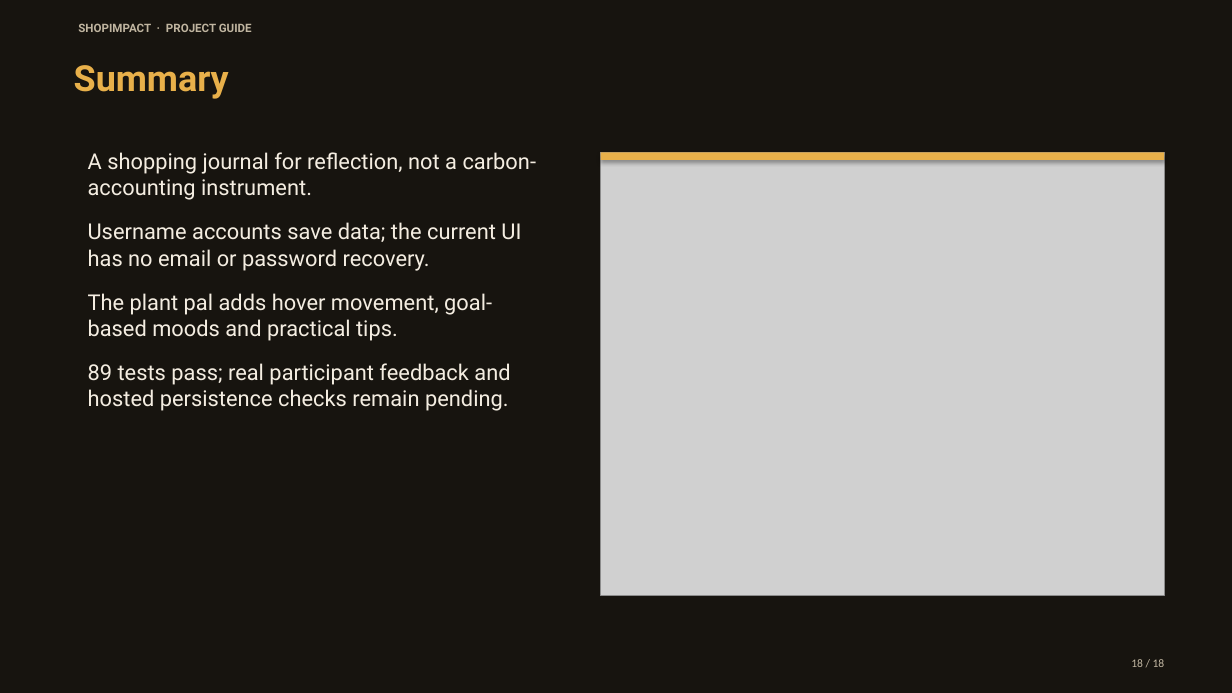
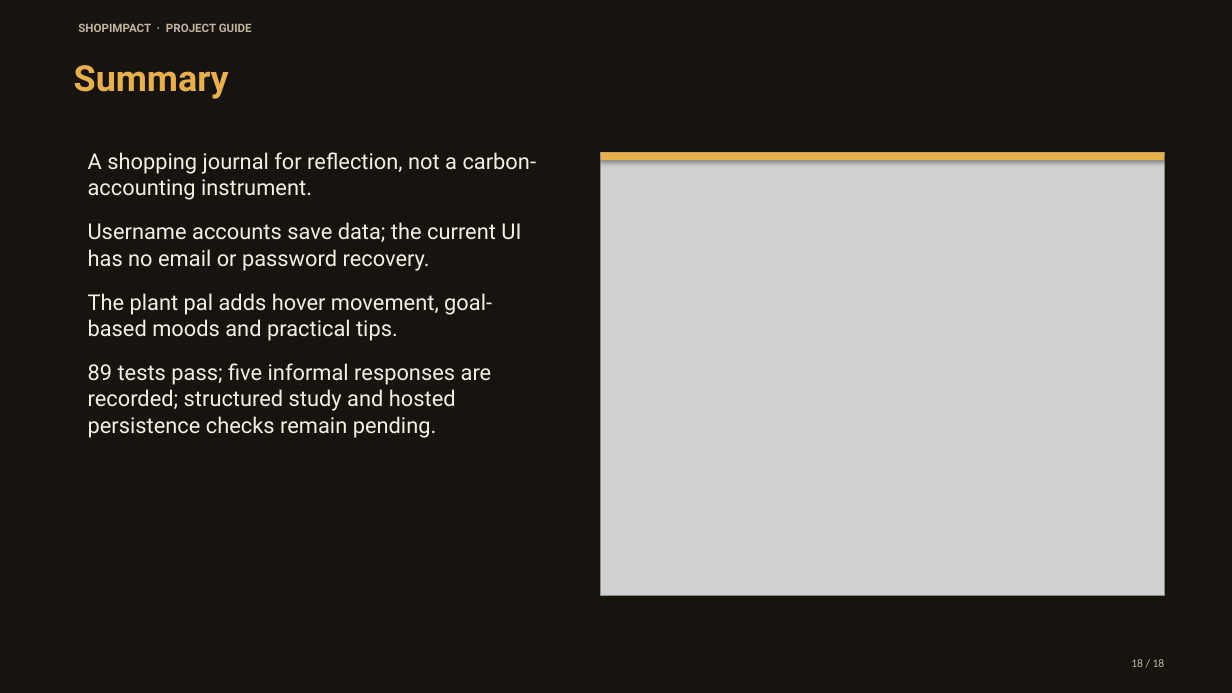
Before and after one commit to kavin-beep/IDAI102_1000527_ShopImpactAI_Kavin-K, a slide deck: slide 18 of output/presentation/ShopImpact_Vibrant_Deck.pptx. Drawn at 1232x693 pixels with LibreOffice and Linux fonts; fonts in the diff are those of the drawing; grey boxes stand for pictures. Boxes give left, top, right and bottom in pixels: in the first picture for what was removed or moved away, otherwise in the second. Text is boxed around its words. In the diff, an @@ line names an element or a change of style, - is before the commit and + after.

```diff
--- a/output/presentation/ShopImpact_Vibrant_Deck.pptx
+++ b/output/presentation/ShopImpact_Vibrant_Deck.pptx
@@ text at <box>88,363,492,438</box>: text changed @@
-89 tests pass; real participant feedback and hosted persistence checks remain pending.
+89 tests pass; five informal responses are recorded; structured study and hosted persistence checks remain pending.
```
Also in this commit, not shown: 1 other slide changed, 10 other files.
